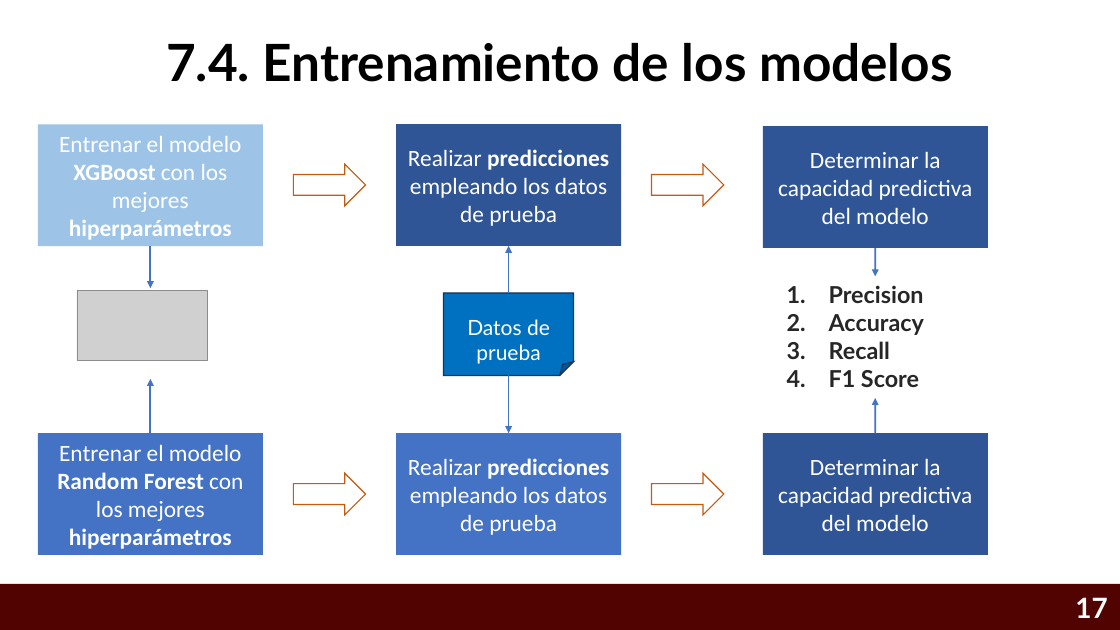
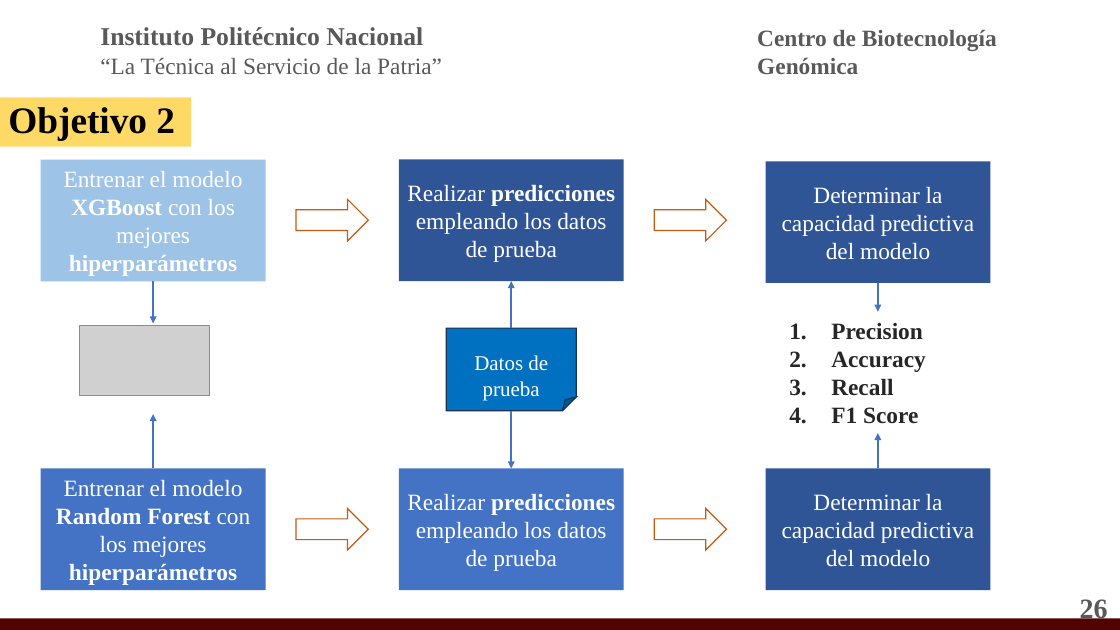
Before and after one commit to Eliud7720/Alzheimer---Anteproyecto, a slide deck: slide 26 of CRIBADO VIRTUAL INTELIGENTE PARA IDENTIFICAR INHIBIDORES MULTI-BLANCO ENFOCADOS AL TRATAMIENTO DE LA .pptx (slide 17 before the commit). Drawn at 1120x630 pixels with LibreOffice and Linux fonts; fonts in the diff are those of the drawing; grey boxes stand for pictures; background and template pictures are left out. Boxes give left, top, right and bottom in pixels: in the first picture for what was removed or moved away, otherwise in the second. Text is boxed around its words. In the diff, an @@ line names an element or a change of style, - is before the commit and + after.

```diff
--- a/CRIBADO VIRTUAL INTELIGENTE PARA IDENTIFICAR INHIBIDORES MULTI-BLANCO ENFOCADOS AL TRATAMIENTO DE LA .pptx
+++ b/CRIBADO VIRTUAL INTELIGENTE PARA IDENTIFICAR INHIBIDORES MULTI-BLANCO ENFOCADOS AL TRATAMIENTO DE LA .pptx
@@ text added at [100, 27, 442, 74], 20 pt, text #595959 @@
+Instituto Politécnico Nacional
+“La Técnica al Servicio de la Patria”
@@ title removed at [166, 43, 953, 82] @@
-7.4. Entrenamiento de los modelos
@@ text added at [757, 30, 997, 74], 20 pt, text #595959, bold @@
+Centro de Biotecnología Genómica
@@ rectangle added at [0, 97, 192, 147], fill #FFD966, 32 pt, text #000000, bold @@
+Objetivo 2
@@ folded corner "Datos de prueba" at [446, 329, 576, 411]: font Lato to Times New Roman @@
@@ 6 rectangles, 1 folded corner, 1 text: place and size @@
-6 rectangles, 1 folded corner, 1 text at [38, 124, 988, 555]
+6 rectangles, 1 folded corner, 1 text at [40, 160, 991, 591]
@@ text "Precision" at [831, 323, 926, 424]: font Lato to Times New Roman @@
@@ 6 arrows, 4 right arrows, 1 picture: place and size @@
-6 arrows, 4 right arrows, 1 picture at [77, 164, 875, 514]
+6 arrows, 4 right arrows, 1 picture at [80, 199, 878, 549]
@@ font Calibri to Times New Roman in 6 elements at [40, 160, 266, 281], [40, 469, 266, 591], [399, 160, 624, 281], [399, 469, 624, 591], [765, 161, 991, 283], [765, 469, 991, 591] @@
@@ page number at [1080, 596, 1108, 623]: text changed; font Lato to Times New Roman; text colour #FFFFFF to #595959 @@
-17
+26
@@ rectangle: place and size @@
-rectangle at [0, 584, 1120, 630]
+rectangle at [0, 618, 1120, 630]
```
Also in this commit, not shown: 19 other slides changed, 13 slides added, 2 slides removed, 2 other files.
